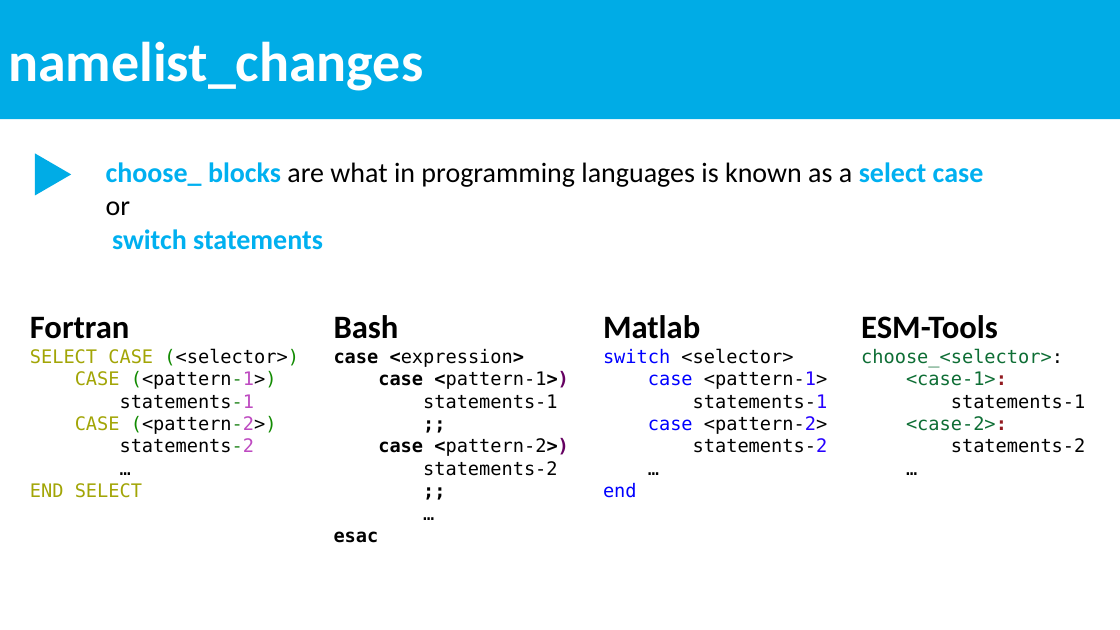
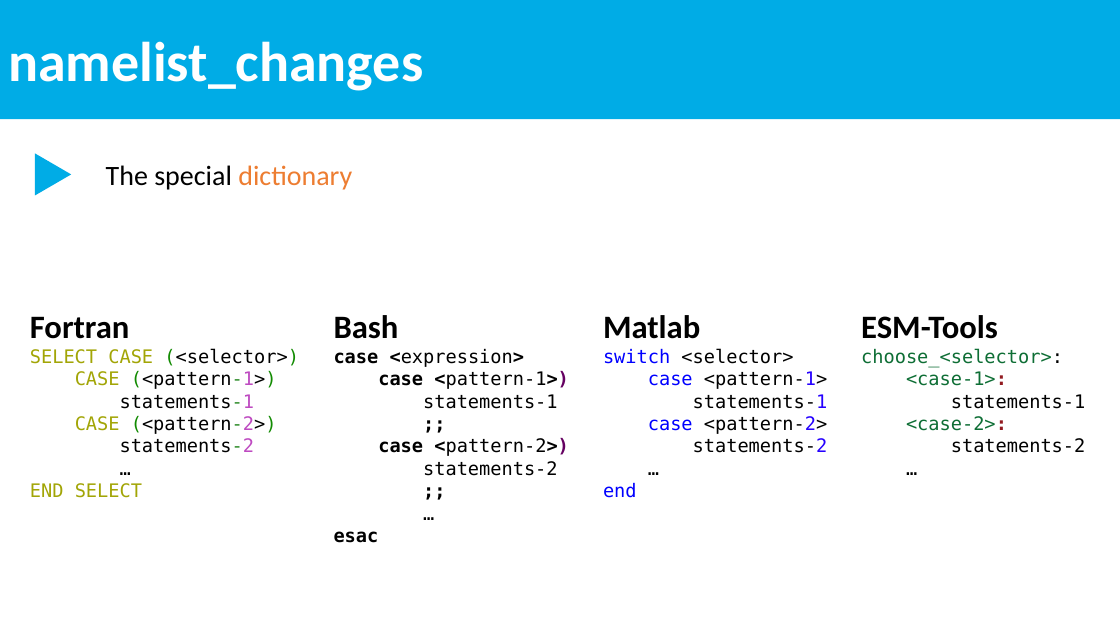
Before and after one commit to esm-tools/workshops, a slide deck: slide 1 of docs/namelist_changes.pptx. Drawn at 1120x630 pixels with LibreOffice and Linux fonts; fonts in the diff are those of the drawing. Boxes give left, top, right and bottom in pixels: in the first picture for what was removed or moved away, otherwise in the second. Text is boxed around its words. In the diff, an @@ line names an element or a change of style, - is before the commit and + after.

```diff
--- a/docs/namelist_changes.pptx
+++ b/docs/namelist_changes.pptx
@@ text at box(106, 165, 352, 190): text changed @@
-choose_ blocks are what in programming languages is known as a select case or
-switch statements
+The special dictionary
```
Also in this commit, not shown: 2 other files.
